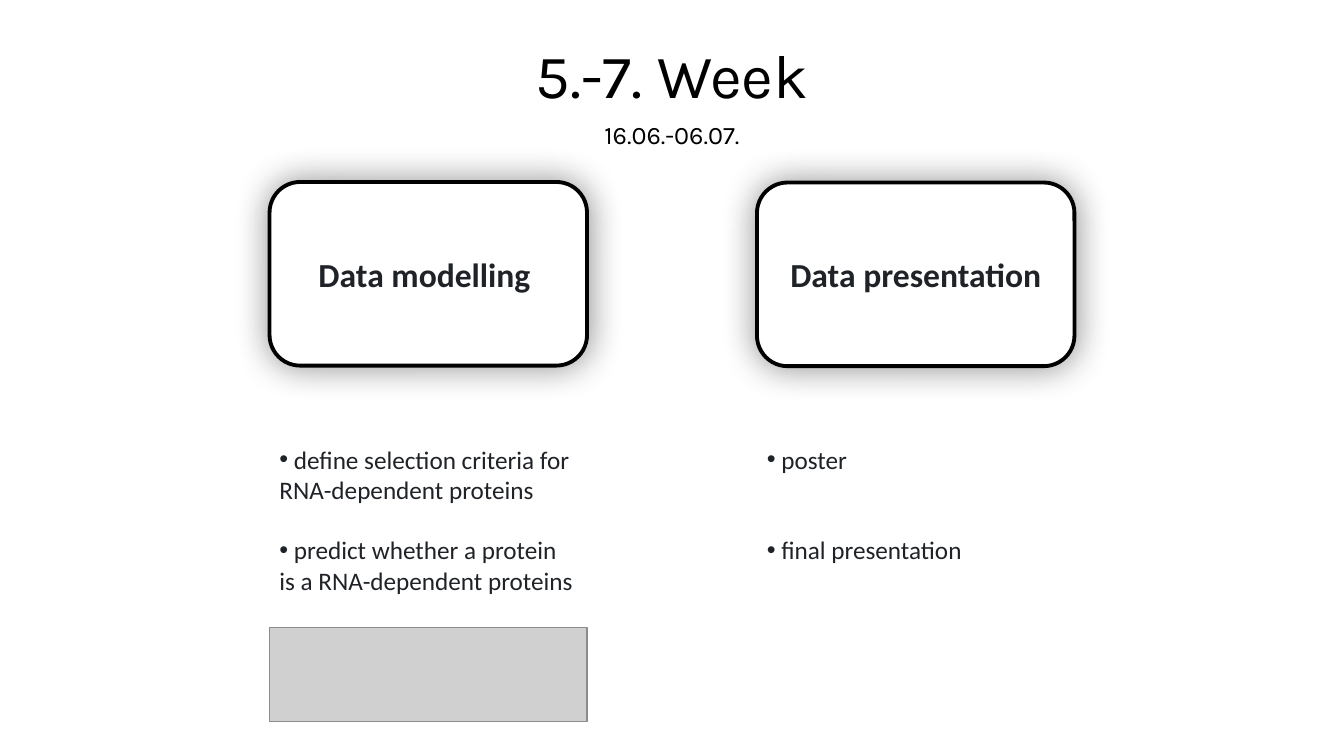
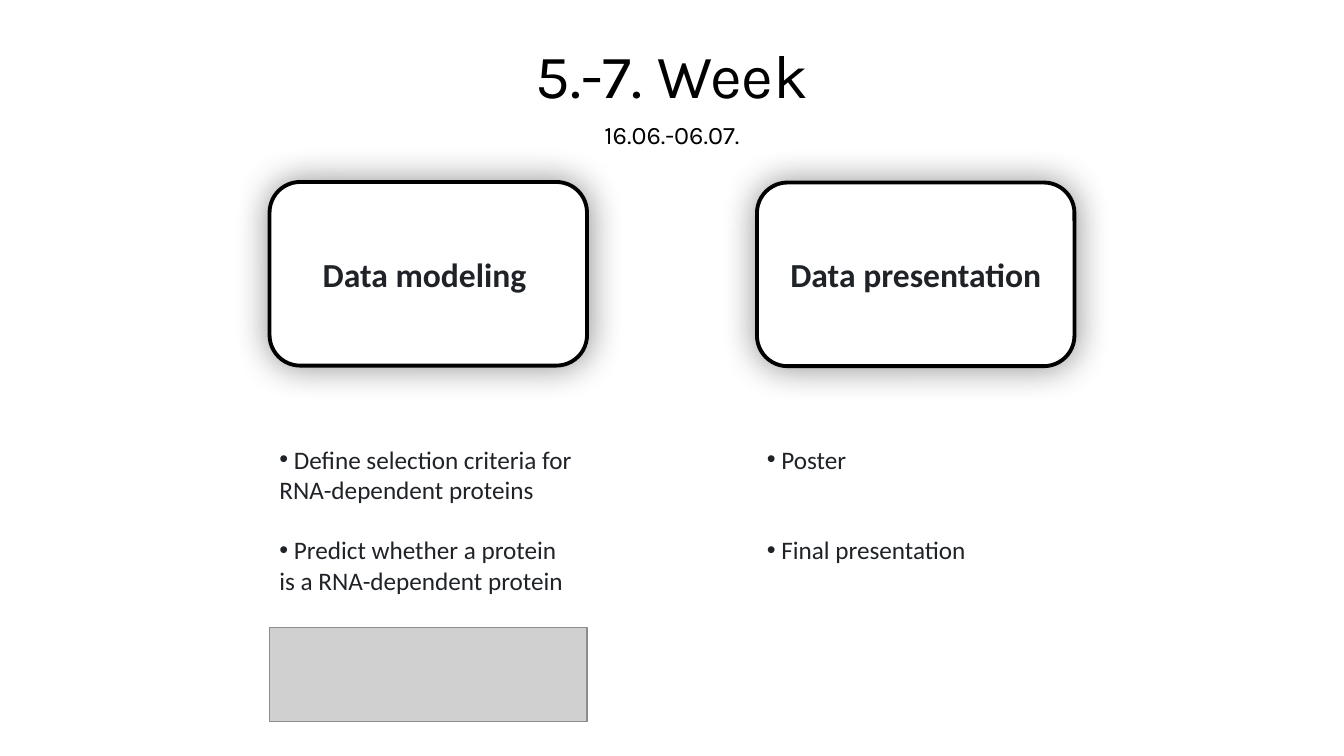
Before and after one commit to MichelaPozzi/2025-topic-03-group-01, a slide deck: slide 11 of Project Proposal.pptx. Drawn at 1344x756 pixels with LibreOffice and Linux fonts; fonts in the diff are those of the drawing; grey boxes stand for pictures. Boxes give left, top, right and bottom in pixels: in the first picture for what was removed or moved away, otherwise in the second. Text is boxed around its words. In the diff, an @@ line names an element or a change of style, - is before the commit and + after.

Commit message:
Corrected Spelling

```diff
--- a/Project Proposal.pptx
+++ b/Project Proposal.pptx
@@ text in rounded rectangle at box(323, 263, 527, 293): text changed @@
-Data modelling
+Data modeling
@@ text at box(279, 451, 571, 594): text changed @@
-• define selection criteria for RNA-dependent proteins
-• predict whether a protein is a RNA-dependent proteins
+• Define selection criteria for RNA-dependent proteins
+• Predict whether a protein is a RNA-dependent protein
@@ text at box(781, 453, 965, 563): text changed @@
-• poster
-• final presentation
+• Poster
+• Final presentation
```
Also in this commit, not shown: 4 other slides changed.
